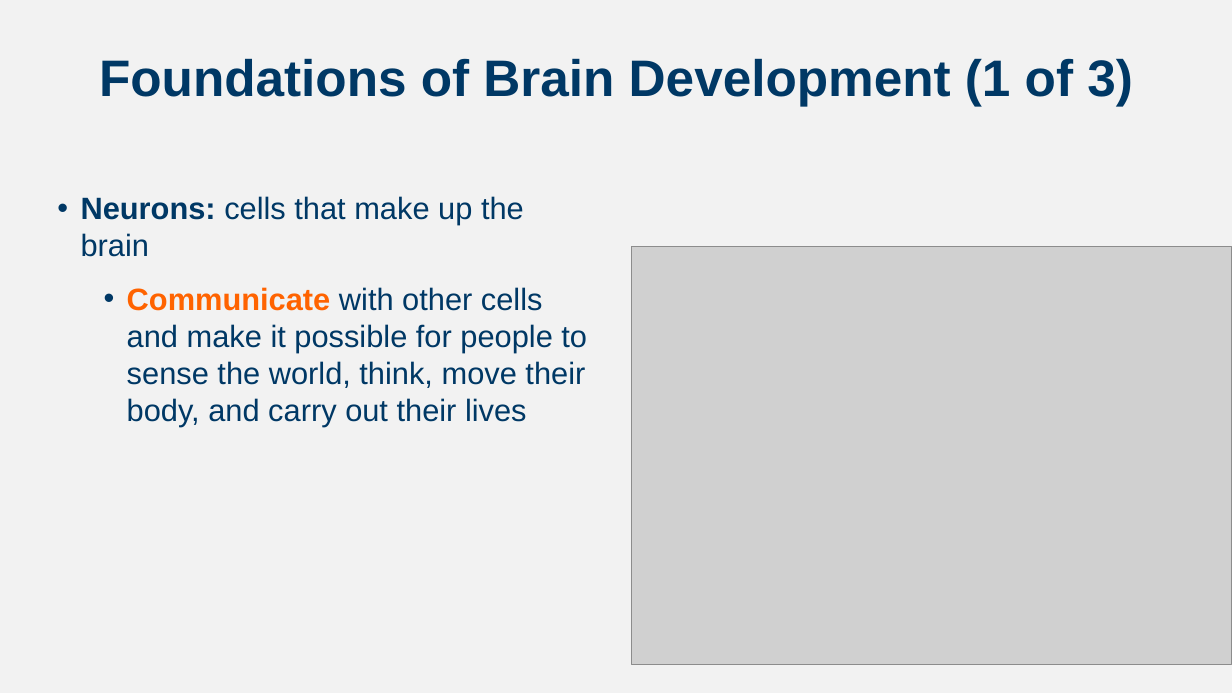
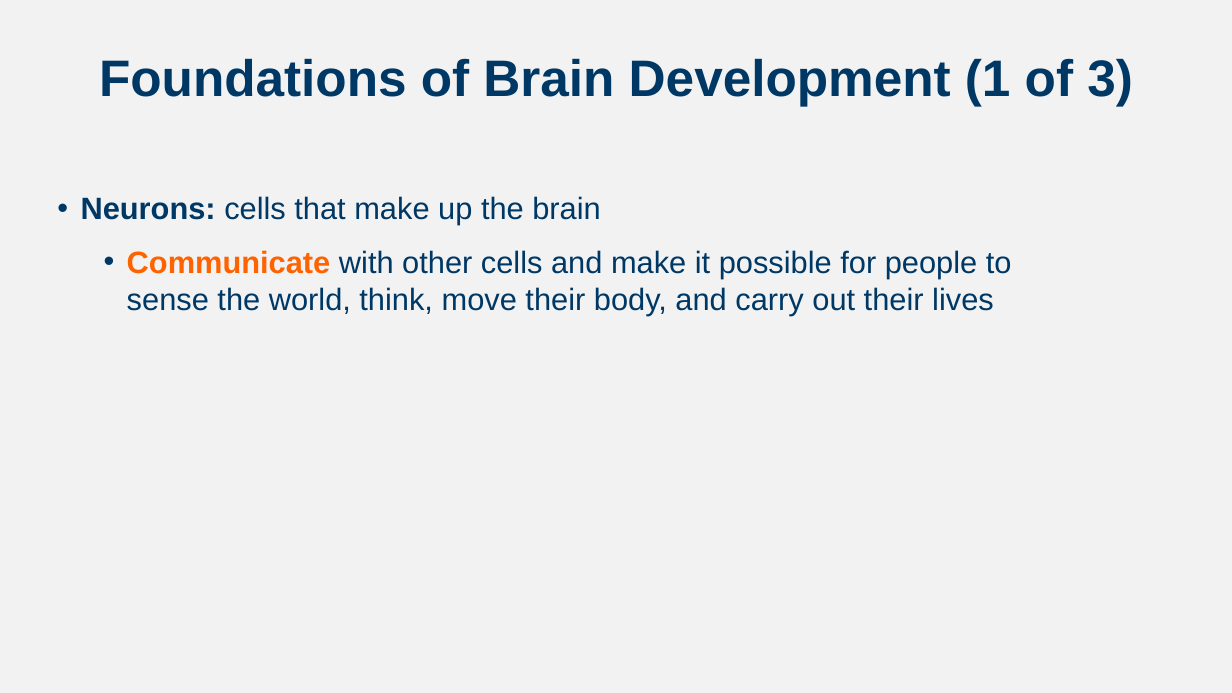
Before and after one commit to npm27/Teaching-Materials, a slide deck: slide 2 of Developmental Fall 24/Slides/Chapter 4.pptx. Drawn at 1232x693 pixels with LibreOffice and Linux fonts; fonts in the diff are those of the drawing; grey boxes stand for pictures. Boxes give left, top, right and bottom in pixels: in the first picture for what was removed or moved away, otherwise in the second. Text is boxed around its words. In the diff, an @@ line names an element or a change of style, - is before the commit and + after.

```diff
--- a/Developmental Fall 24/Slides/Chapter 4.pptx
+++ b/Developmental Fall 24/Slides/Chapter 4.pptx
@@ text "Neurons: cells that make up ..." rewrapped from <box>81,196,587,426</box> to <box>81,196,1012,316</box> @@
@@ picture removed at <box>631,246,1232,665</box> @@
```
Also in this commit, not shown: 1 other slide changed, 1 slide added, 4 other files.
